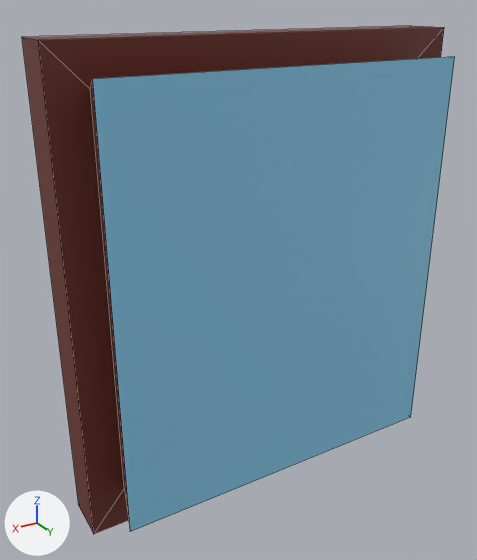
Renders of the FBX model Assets/meshes/Ventana pintada.fbx from each side of a commit.
One viewpoint serves both versions: a 50 mm camera at (2.28, 4.7, 1.47) aimed at (0.16, 1.18, -0.29). Lighting does not change. The marker at lower left points along +X, +Y and +Z. Mesh edges are drawn as thin lines. Where no turn or scale is listed for an object, it has been applied to the vertices.

The scene before the commit, as lines of its bpy script (objects in view):
```python
me_plane_008 = bpy.data.meshes.new('Plane.008')
me_plane_008.from_pydata(...)  # 26 vertices, 22 faces; spans x -1.33..1.38, y 0.86..1.62, z -1.76..1.28
# faces by material slot: [20, 2]
me_plane_008.materials.append(mat_material_001)  # dark red #6f3229
me_plane_008.materials.append(mat_material_002)  # blue #8cd0f1
# before: 18 (-1.09, 1.33, -1.52), 19 (1.13, 1.33, -1.52) at pixel (124, 488), 20 (1.13, 1.33, 1.04) at pixel (90, 89), 21 (-1.09, 1.33, 1.04), 22 (-1.17, 1.62, -1.61) at pixel (410, 417)
# before: 23 (1.22, 1.62, -1.61) at pixel (130, 531), 24 (1.22, 1.62, 1.12) at pixel (92, 78), 25 (-1.17, 1.62, 1.12) at pixel (454, 56)
ob_ventana = bpy.data.objects.new('Ventana', me_plane_008)
ob_ventana.location = (0.0, 0.0, 0.0)
```
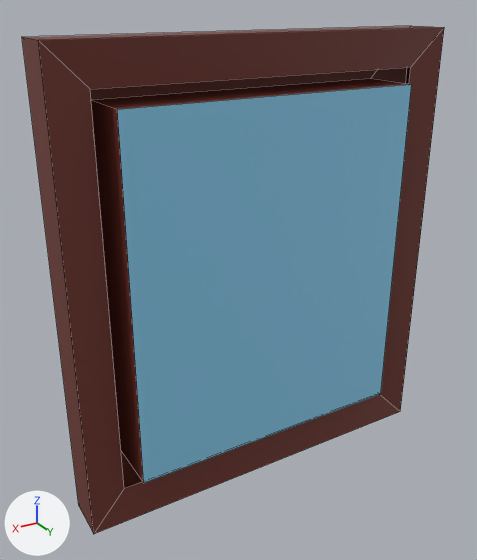
The change, as JSON lines over the scene's bpy script:
```json
{"block": "me_plane_008", "where": "me_plane_008.from_pydata(...)  # 26 vertices, 22 faces; spans x -1.33..1.38, y 0.86..1.62, z -1.76..1.28"}
{"block": "me_plane_008", "where": "# used by ob_ventana; location = (0.0, 0.0, 0.0)"}
{"block": "me_plane_008", "where": "# verts and faces of me_plane_008; kept vertices keep their numbers, new ones are numbered from 26"}
{"block": "me_plane_008", "change": "me_plane_008 part 1"}
{"op": "add", "block": "me_plane_008", "code": "delete_vertices([*range(22, 26)])  # with the faces that use them"}
```

Pixel boxes (x1, y1, x2, y2) of what changed, in the pictures (477 x 560 px):
```json
{"object": "Ventana", "change": "reshaped", "before": [22, 26, 455, 534], "after": [22, 26, 444, 534]}
{"part": 1, "of": "me_plane_008", "change": "deleted", "before": [90, 56, 455, 532], "on screen": "blue"}
```
